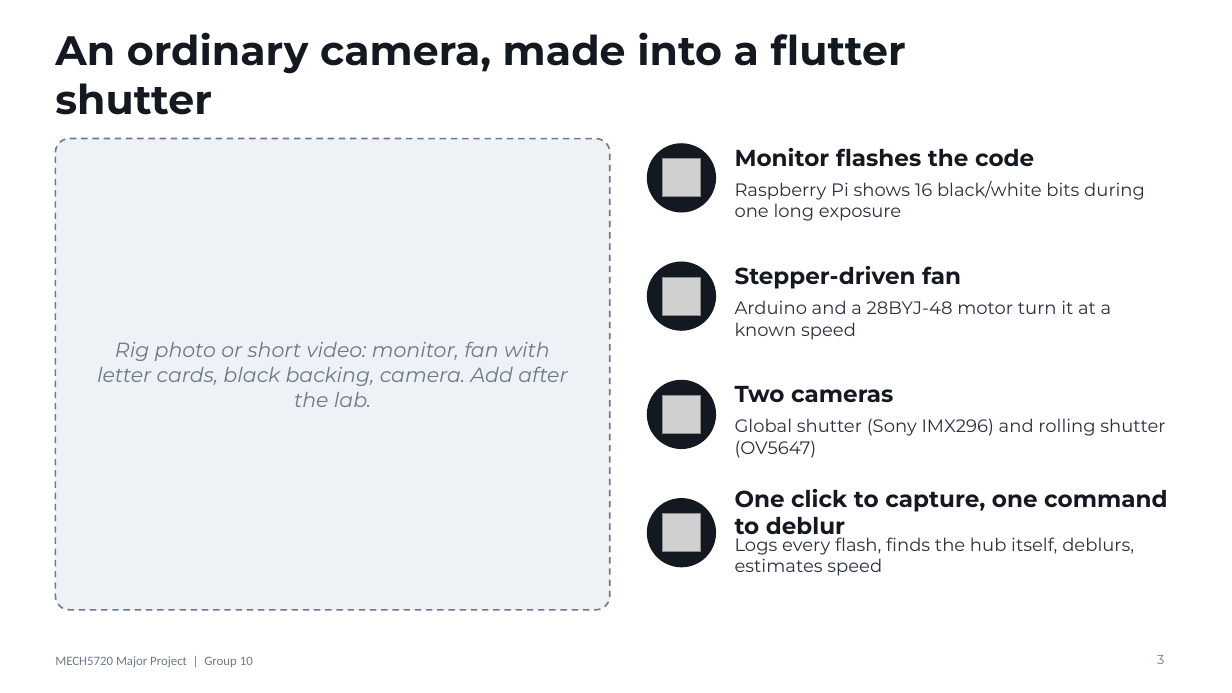
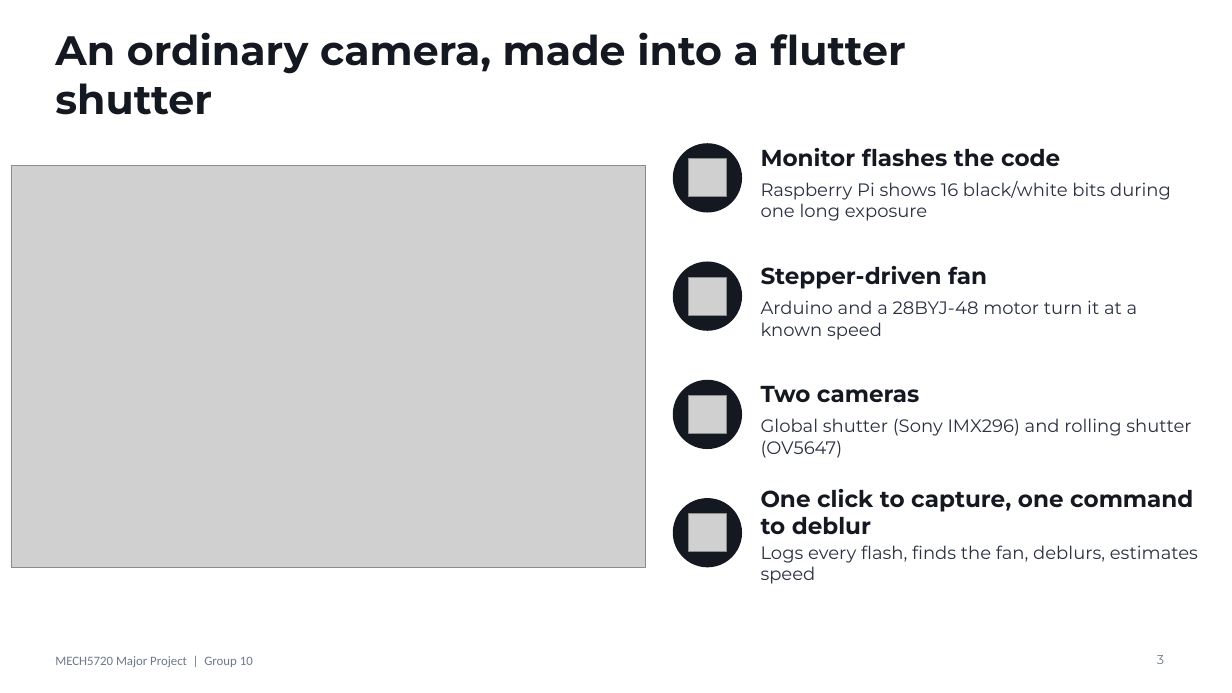
Before and after one commit to chung-811/MECH5720-Major-Project, a slide deck: slide 3 of presentation/MECH5720-lightning-talk.pptx. Drawn at 1232x693 pixels with LibreOffice and Linux fonts; fonts in the diff are those of the drawing; grey boxes stand for pictures. Boxes give left, top, right and bottom in pixels: in the first picture for what was removed or moved away, otherwise in the second. Text is boxed around its words. In the diff, an @@ line names an element or a change of style, - is before the commit and + after.

```diff
--- a/presentation/MECH5720-lightning-talk.pptx
+++ b/presentation/MECH5720-lightning-talk.pptx
@@ rounded rectangle removed at box(55, 139, 610, 610) @@
@@ picture added at box(11, 165, 646, 567) @@
@@ text removed at box(97, 342, 567, 407) @@
-Rig photo or short video: monitor, fan with letter cards, black backing, camera. Add after the lab.
@@ 7 texts, 4 pictures, 4 ellipses: place and size @@
-7 texts, 4 pictures, 4 ellipses at box(647, 143, 1167, 567)
+7 texts, 4 pictures, 4 ellipses at box(673, 143, 1193, 567)
@@ text at box(761, 545, 1198, 584): text changed @@
-Logs every flash, finds the hub itself, deblurs, estimates speed
+Logs every flash, finds the fan, deblurs, estimates speed
```
Also in this commit, not shown: 2 other slides changed, 5 slides added, 2 slides removed.
